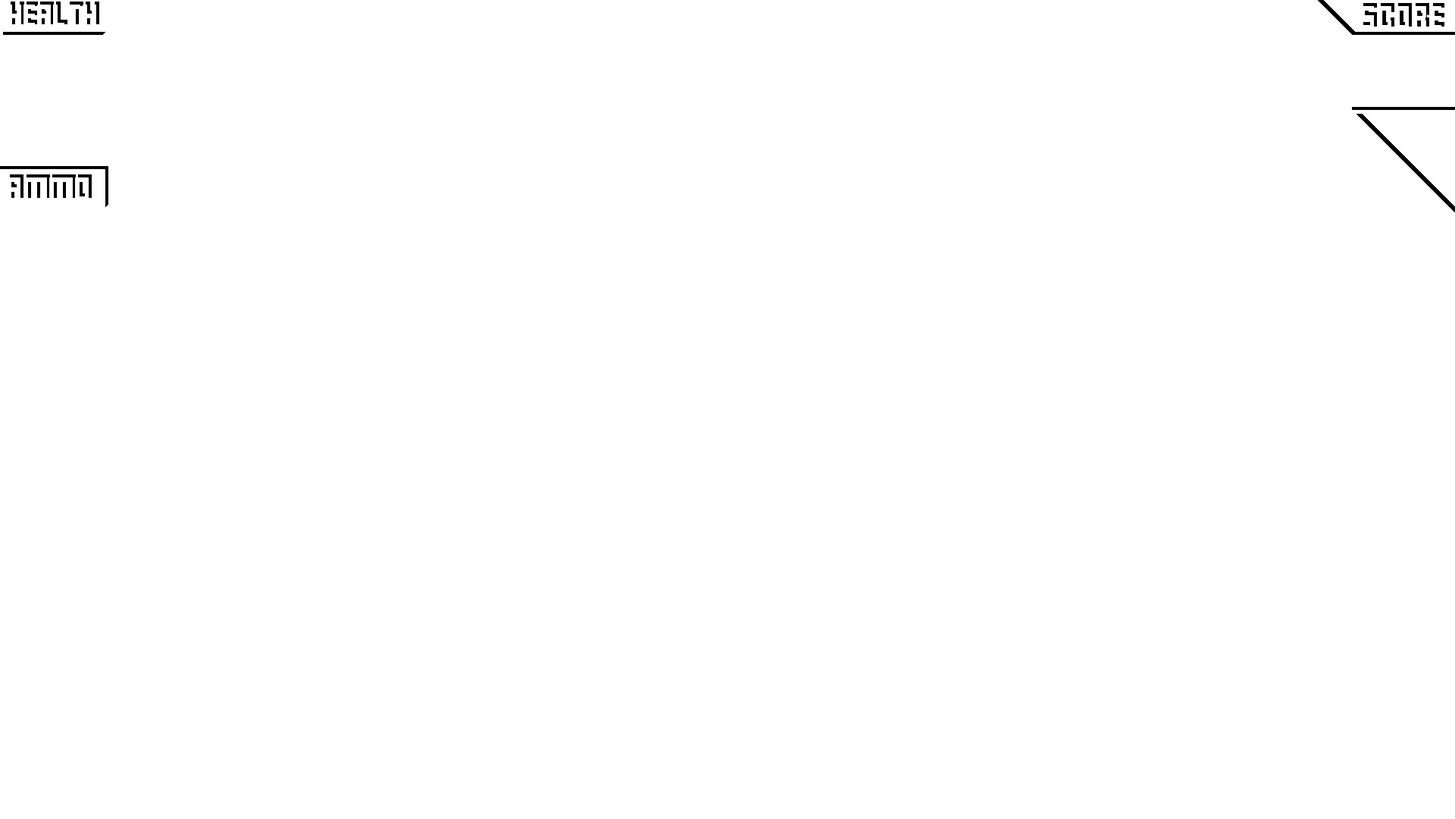
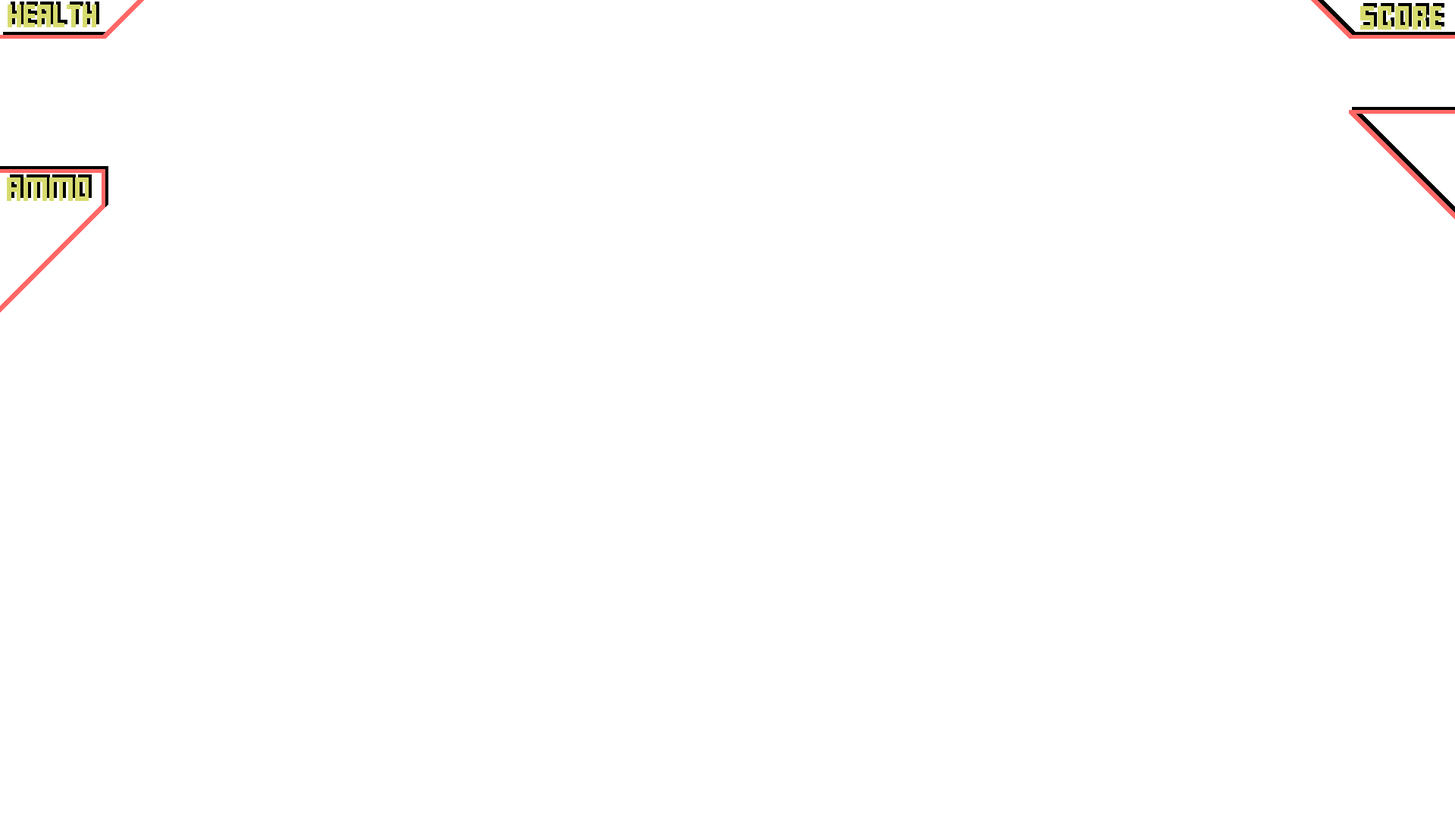
Revision of a layered 1455x819 image; what changed, layer by layer:
painted on "White outlines" over [0, 0, 1455, 313]
painted on "AMMO" over [6, 177, 89, 201]
painted on "Right triangle" over [1349, 109, 1455, 220]
painted on "HEALTH" over [7, 4, 97, 28]
painted on "SCORE" over [1360, 6, 1442, 30]
